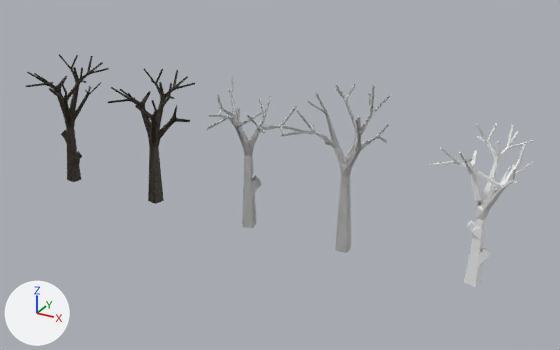
An edit to the FBX model Ludectrophobia/_3dObjects/Exports/Trees.fbx, drawn before and after from the same camera.
Before and after are seen from a 50 mm lens placed at (6.0, -26.3, 15.9), pointed at (-8.7, 0.4, 2.5). Lighting does not change. The marker at lower left points along +X, +Y and +Z. Where no turn or scale is listed for an object, it has been applied to the vertices. Vertices at the same position are counted once.

Objects in the first picture: 'Tree', 'Tree.001 Prebake', 'Tree.002 Prebake', 'Tree.003  Prebake', 'Tree.004'.
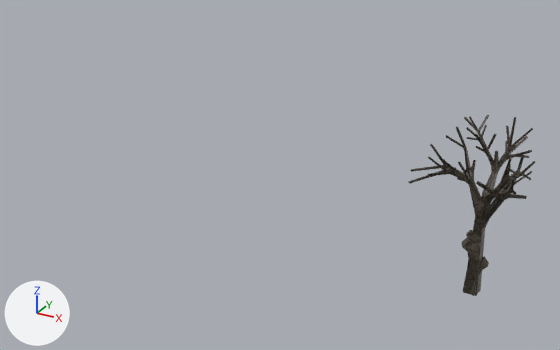
Where the newer file only moved an object's origin or applied its transform, the numbers keep the older frame.

Boxes [x1, y1, x2, y2] around the edits, measured in the pictures (560 x 350 px):
'Tree', deleted
    before: [429, 124, 534, 287]
'Tree.004', reshaped, moved
    before: [26, 54, 109, 182]
    after: [428, 133, 532, 275]
'Tree.001 Prebake', deleted
    before: [281, 84, 390, 253]
'Tree.003  Prebake', deleted (black)
    before: [108, 68, 195, 204]
'Tree.002 Prebake', deleted
    before: [206, 77, 313, 228]
'Tree.001', reshaped, moved (not visible before)
    after: [411, 115, 535, 296]
'Tree.002', reshaped (not visible before)
    after: [408, 125, 529, 296]
'Tree.003', reshaped, moved (not visible before)
    after: [463, 151, 527, 296]

The change, as a diff of the scene's bpy script:
```diff
--- a/Ludectrophobia/_3dObjects/Exports/Trees.fbx.py
+++ b/Ludectrophobia/_3dObjects/Exports/Trees.fbx.py
@@ me_vert_006 @@
 # used by ob_tree_001; location = (-5.49, 0.0, 0.0)
-me_vert_006.from_pydata(...)  # 1196 vertices, 1226 faces; spans x -2.6..1.7, y -2.05..1.96, z 0.0..6.96
+me_vert_006.from_pydata(...)  # 1196 vertices, 2398 faces; spans x -2.6..1.7, y -2.05..1.96, z -0.39..6.57
+# me_vert_006 part 3: 1196 vertices removed from x -2.6..1.7, y -2.05..1.96, z 0.0..6.96; 1196 vertices added at x -2.6..1.7, y -2.05..1.96, z -0.39..6.57
 me_vert_006.materials.append(mat_m_tree01)
@@ me_vert_009 @@
 # used by ob_tree_004; location = (-20.3, 0.0, 0.0)
-me_vert_009.from_pydata(...)  # 1313 vertices, 1349 faces; spans x -1.97..1.48, y -1.38..2.3, z -0.01..6.22
+me_vert_009.from_pydata(...)  # 1313 vertices, 2631 faces; spans x -1.97..1.48, y -1.38..2.3, z -0.4..5.82
+# me_vert_009 part 1: 1313 vertices removed from x -1.97..1.48, y -1.38..2.3, z -0.01..6.22; 1313 vertices added at x -1.97..1.48, y -1.38..2.3, z -0.4..5.82
 me_vert_009.materials.append(mat_m_tree04)
@@ me_vert_008 @@
 # used by ob_tree_003; location = (-15.21, 0.0, 0.0)
-me_vert_008.from_pydata(...)  # 1161 vertices, 1190 faces; spans x -1.97..1.4, y -1.38..2.3, z -0.01..6.22
+me_vert_008.from_pydata(...)  # 1161 vertices, 2326 faces; spans x -1.97..1.4, y -1.38..2.3, z -0.4..5.82
+# me_vert_008 part 4: 1161 vertices removed from x -1.97..1.4, y -1.38..2.3, z -0.01..6.22; 1161 vertices added at x -1.97..1.4, y -1.38..2.3, z -0.4..5.82
 me_vert_008.materials.append(mat_m_tree03)
@@ me_vert_007 @@
 # used by ob_tree_002; location = (-10.06, 0.0, 0.0)
-me_vert_007.from_pydata(...)  # 1122 vertices, 1143 faces; spans x -1.7..2.42, y -2.43..1.44, z 0.0..6.23
+me_vert_007.from_pydata(...)  # 1122 vertices, 2244 faces; spans x 7.4..11.41, y -1.78..2.34, z -0.39..5.84
+# me_vert_007 part 2: 1122 vertices added at x 7.4..11.41, y -1.78..2.34, z -0.39..5.84
 me_vert_007.materials.append(mat_m_tree02)
@@ ob_tree_002_prebake @@
-ob_tree_002_prebake = bpy.data.objects.new('Tree.002 Prebake', me_vert_002)
-ob_tree_002_prebake.location = (-10.06, 0.0, 0.0)
@@ ob_tree_001 @@
 ob_tree_001 = bpy.data.objects.new('Tree.001', me_vert_006)
-ob_tree_001.location = (-5.49, 0.0, 0.0)
+ob_tree_001.location = (0.0, 0.0, 0.0)
@@ ob_tree_004 @@
 ob_tree_004 = bpy.data.objects.new('Tree.004', me_vert_009)
-ob_tree_004.location = (-20.3, 0.0, 0.0)
+ob_tree_004.location = (0.0, 0.0, 0.0)
@@ ob_tree_001_prebake @@
-ob_tree_001_prebake = bpy.data.objects.new('Tree.001 Prebake', me_vert_001)
-ob_tree_001_prebake.location = (-5.49, 0.0, 0.0)
@@ ob_tree_003 @@
 ob_tree_003 = bpy.data.objects.new('Tree.003', me_vert_008)
-ob_tree_003.location = (-15.21, 0.0, 0.0)
+ob_tree_003.location = (0.0, 0.0, 0.0)
@@ ob_tree @@
-ob_tree = bpy.data.objects.new('Tree', me_vert_004)
-ob_tree.location = (0.0, 0.0, 0.0)
@@ ob_tree_003__prebake @@
-ob_tree_003__prebake = bpy.data.objects.new('Tree.003  Prebake', me_vert_003)
-ob_tree_003__prebake.location = (-15.21, 0.0, 0.0)
```
